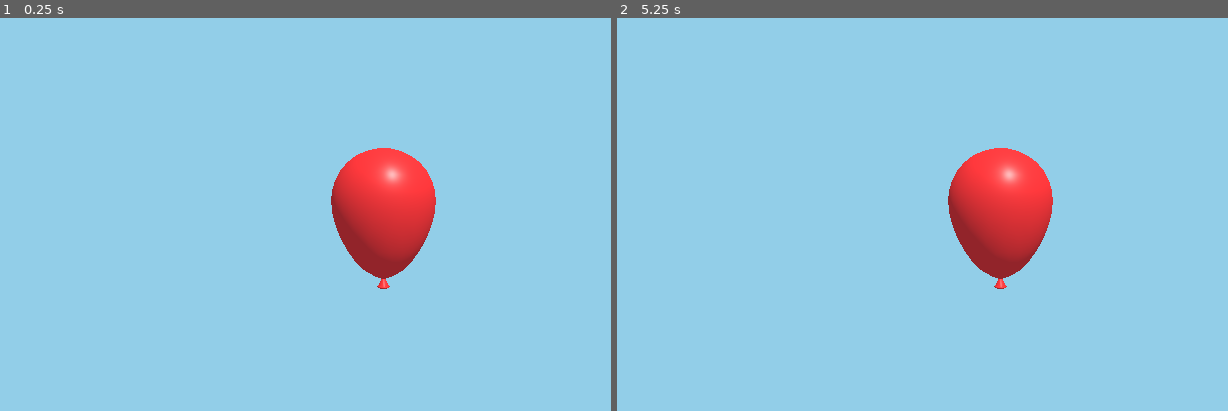
Above: before the commit, frames 1-2 (left to right).
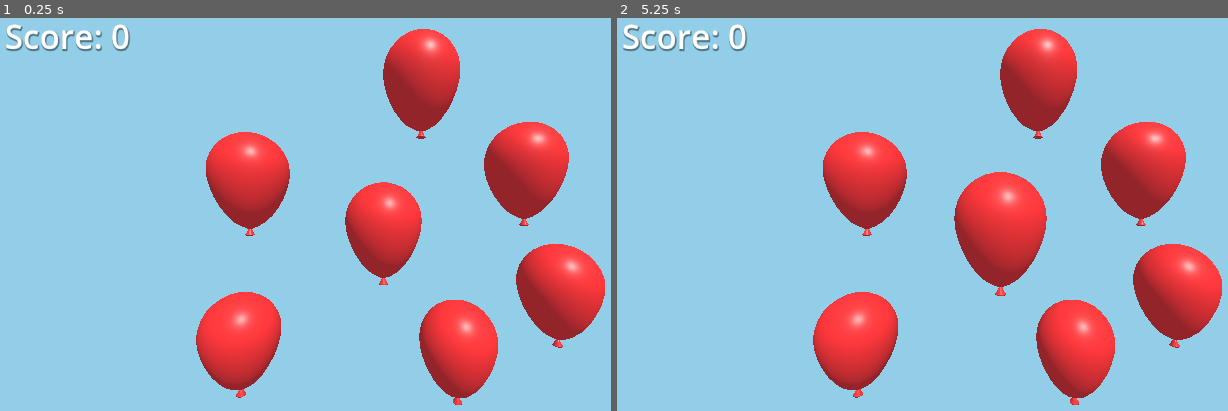
Above: after the commit, the same moments.

Repository: BitBirb/4MiniProjects
Game: Godot game, scene res://Balloon Popper/balloon_popper.tscn
Two runs of this game, one before a commit and one after it. Both use one fixed random seed, a clock stepped at 60 frames per second and the inputs below.
Inputs (mouse positions are in pixels of both pictures, inside the frame that each line leads up to):
- Up to frame 1 (0.25 s): no input
- Up to frame 2 (5.25 s): tap Enter at 0.5, 2, 3.5 s; move the mouse to (1179, 194) at 0.52 s; click (1179, 194) at 0.67 s; tap Space at 1.25, 2.75, 4.25 s; move the mouse to (843, 238) at 1.27 s; click (843, 238) at 1.42 s; move the mouse to (1081, 120) at 2.02 s; click (1081, 120) at 2.17 s; move the mouse to (959, 308) at 2.77 s; click (959, 308) at 2.92 s; move the mouse to (outside the picture) at 3.52 s; click (outside the picture) at 3.67 s; move the mouse to (763, 151) at 4.27 s; click (763, 151) at 4.42 s; move the mouse to (1038, 218) at 5.02 s; click (1038, 218) at 5.17 s

The runs differ from the first frame. In frame 1, 19% of the frame differs, in the area x 0-100%, y 1-99%; in frame 2, 19%.

Commit message:
finished basic balloonPopper game

Diff:
--- /dev/null
+++ b/Balloon Popper/Scripts/balloon.gd
@@ -0,0 +1,29 @@
+extends Area3D
+
+@export var clicks_to_pop : int = 5
+@export var size_increase : float = 0.2
+@export var score_to_give : int = 1
+
+var manager
+
+func _ready() -> void:
+	manager = $".."
+
+func _on_input_event(_camera:Node, event:InputEvent, _event_position:Vector3, _normal:Vector3, _shape_idx:int) -> void:
+	if event is not InputEventMouseButton:
+		return
+
+	var mouse_event := event as InputEventMouseButton
+
+	if mouse_event.button_index != MOUSE_BUTTON_LEFT:
+		return
+
+	if not mouse_event.pressed:
+		return
+
+	scale += Vector3.ONE * size_increase
+	clicks_to_pop -= 1
+
+	if clicks_to_pop == 0:
+		manager.increase_score(score_to_give)
+		queue_free()
--- /dev/null
+++ b/Balloon Popper/Scripts/balloon_manager.gd
@@ -0,0 +1,12 @@
+extends Node3D
+
+var score : int = 0
+var score_text : Label
+
+func _ready() -> void:
+    score_text = $ScoreText
+    score_text.text = "Score: 0"
+
+func increase_score (amount : int):
+    score += amount
+    score_text.text = "Score: " + str(score)
--- /dev/null
+++ b/Balloon Popper/balloon.tscn
@@ -0,0 +1,22 @@
+[gd_scene load_steps=5 format=3 uid="uid://ciwegm7ipwm1s"]
+
+[ext_resource type="Script" uid="uid://de5rgmt6wercv" path="res://Balloon Popper/Scripts/balloon.gd" id="1_m3aph"]
+[ext_resource type="Material" uid="uid://chefvmebteaj2" path="res://Balloon Popper/Materials/balloon_red.tres" id="2_eliol"]
+[ext_resource type="ArrayMesh" uid="uid://dn1o72jdj3sru" path="res://Balloon Popper/Models/Balloon.obj" id="3_mhfhb"]
+
+[sub_resource type="SphereShape3D" id="SphereShape3D_bxkad"]
+radius = 0.568001
+
+[node name="Balloon" type="Area3D"]
+script = ExtResource("1_m3aph")
+
+[node name="Model" type="MeshInstance3D" parent="."]
+material_override = ExtResource("2_eliol")
+mesh = ExtResource("3_mhfhb")
+skeleton = NodePath("../..")
+
+[node name="CollisionShape3D" type="CollisionShape3D" parent="."]
+transform = Transform3D(1, 0, 0, 0, 1, 0, 0, 0, 1, 0, 0.125789, 0)
+shape = SubResource("SphereShape3D_bxkad")
+
+[connection signal="input_event" from="." to="." method="_on_input_event"]
--- a/Balloon Popper/balloon_popper.tscn
+++ b/Balloon Popper/balloon_popper.tscn
@@ -1,24 +1,55 @@
-[gd_scene load_steps=4 format=3 uid="uid://bld3sdsgvyet6"]
+[gd_scene load_steps=5 format=3 uid="uid://bld3sdsgvyet6"]
 
-[ext_resource type="ArrayMesh" uid="uid://dn1o72jdj3sru" path="res://Balloon Popper/Models/Balloon.obj" id="1_4t30t"]
-[ext_resource type="Material" uid="uid://chefvmebteaj2" path="res://Balloon Popper/Materials/balloon_red.tres" id="1_bxkad"]
+[ext_resource type="Script" uid="uid://uxfrksecet23" path="res://Balloon Popper/Scripts/balloon_manager.gd" id="1_hm4d0"]
+[ext_resource type="PackedScene" uid="uid://ciwegm7ipwm1s" path="res://Balloon Popper/balloon.tscn" id="2_bxkad"]
 
 [sub_resource type="Environment" id="Environment_4t30t"]
 background_mode = 1
 background_color = Color(0.5733, 0.80899, 0.91, 1)
 glow_intensity = 3.05
 
+[sub_resource type="LabelSettings" id="LabelSettings_bxkad"]
+font_size = 48
+outline_color = Color(0, 0, 0, 1)
+shadow_size = 5
+shadow_color = Color(0, 0, 0, 0.305882)
+shadow_offset = Vector2(1.5, 2)
+
 [node name="Main" type="Node3D"]
-
-[node name="Balloon" type="MeshInstance3D" parent="."]
-material_override = ExtResource("1_bxkad")
-mesh = ExtResource("1_4t30t")
+script = ExtResource("1_hm4d0")
 
 [node name="Camera3D" type="Camera3D" parent="."]
-transform = Transform3D(1, 0, 0, 0, 1, 0, 0, 0, 1, 0, 0, 2.83672)
+transform = Transform3D(1, 0, 0, 0, 1, 0, 0, 0, 1, 0, 0.200791, 3.8425)
 
 [node name="DirectionalLight3D" type="DirectionalLight3D" parent="."]
 transform = Transform3D(-0.415976, -0.866941, 0.274549, 0.620184, -0.0496482, 0.782883, -0.665083, 0.495931, 0.558316, 4.3231, 0.971088, 0)
 
 [node name="WorldEnvironment" type="WorldEnvironment" parent="."]
 environment = SubResource("Environment_4t30t")
+
+[node name="Balloon" parent="." instance=ExtResource("2_bxkad")]
+
+[node name="Balloon2" parent="." instance=ExtResource("2_bxkad")]
+transform = Transform3D(1, 0, 0, 0, 1, 0, 0, 0, 1, 0.493279, 1.9246, 0)
+
+[node name="Balloon3" parent="." instance=ExtResource("2_bxkad")]
+transform = Transform3D(1, 0, 0, 0, 1, 0, 0, 0, 1, 0.970545, -1.55254, 0)
+
+[node name="Balloon4" parent="." instance=ExtResource("2_bxkad")]
+transform = Transform3D(1, 0, 0, 0, 1, 0, 0, 0, 1, -1.75087, 0.644596, 0)
+
+[node name="Balloon5" parent="." instance=ExtResource("2_bxkad")]
+transform = Transform3D(1, 0, 0, 0, 1, 0, 0, 0, 1, 1.84498, 0.774519, 0)
+
+[node name="Balloon6" parent="." instance=ExtResource("2_bxkad")]
+transform = Transform3D(1, 0, 0, 0, 1, 0, 0, 0, 1, 2.28758, -0.805582, 0)
+
+[node name="Balloon7" parent="." instance=ExtResource("2_bxkad")]
+transform = Transform3D(1, 0, 0, 0, 1, 0, 0, 0, 1, -1.86794, -1.4506, 0)
+
+[node name="ScoreText" type="Label" parent="."]
+offset_left = 30.0
+offset_top = 29.0
+offset_right = 238.0
+offset_bottom = 96.0
+label_settings = SubResource("LabelSettings_bxkad")
Not shown, added: Balloon Popper/Scripts/balloon.gd.uid
Not shown, added: Balloon Popper/Scripts/balloon_manager.gd.uid
Not shown, added: Balloon Popper/balloon_manager.gd.uid
